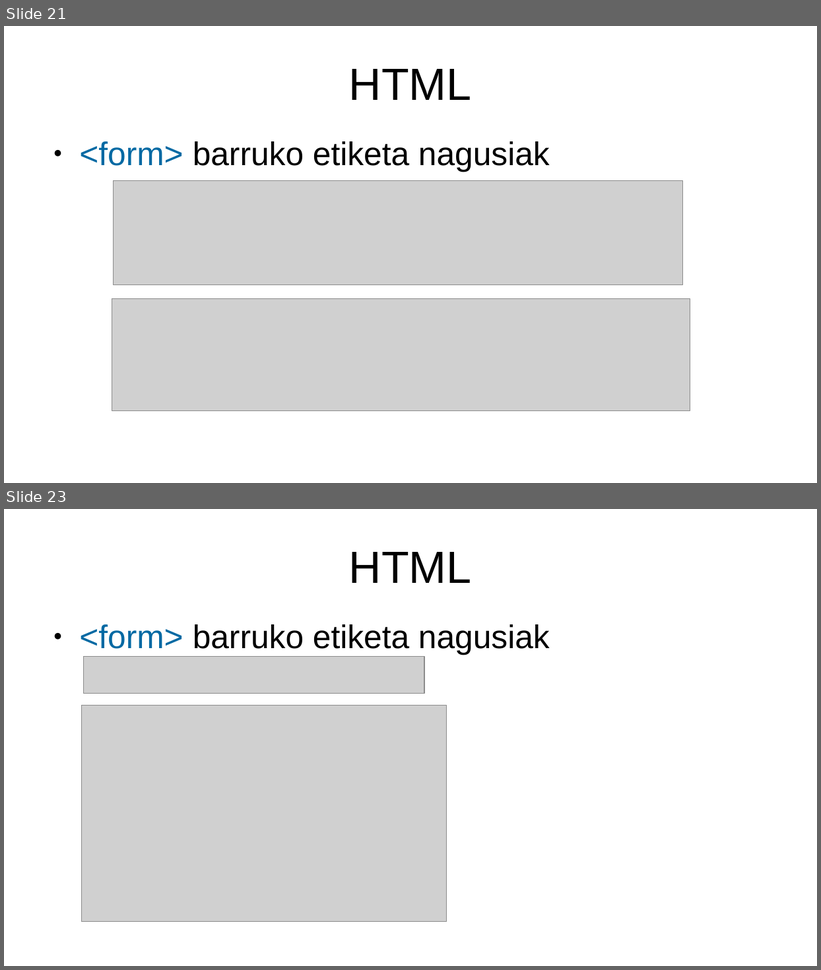
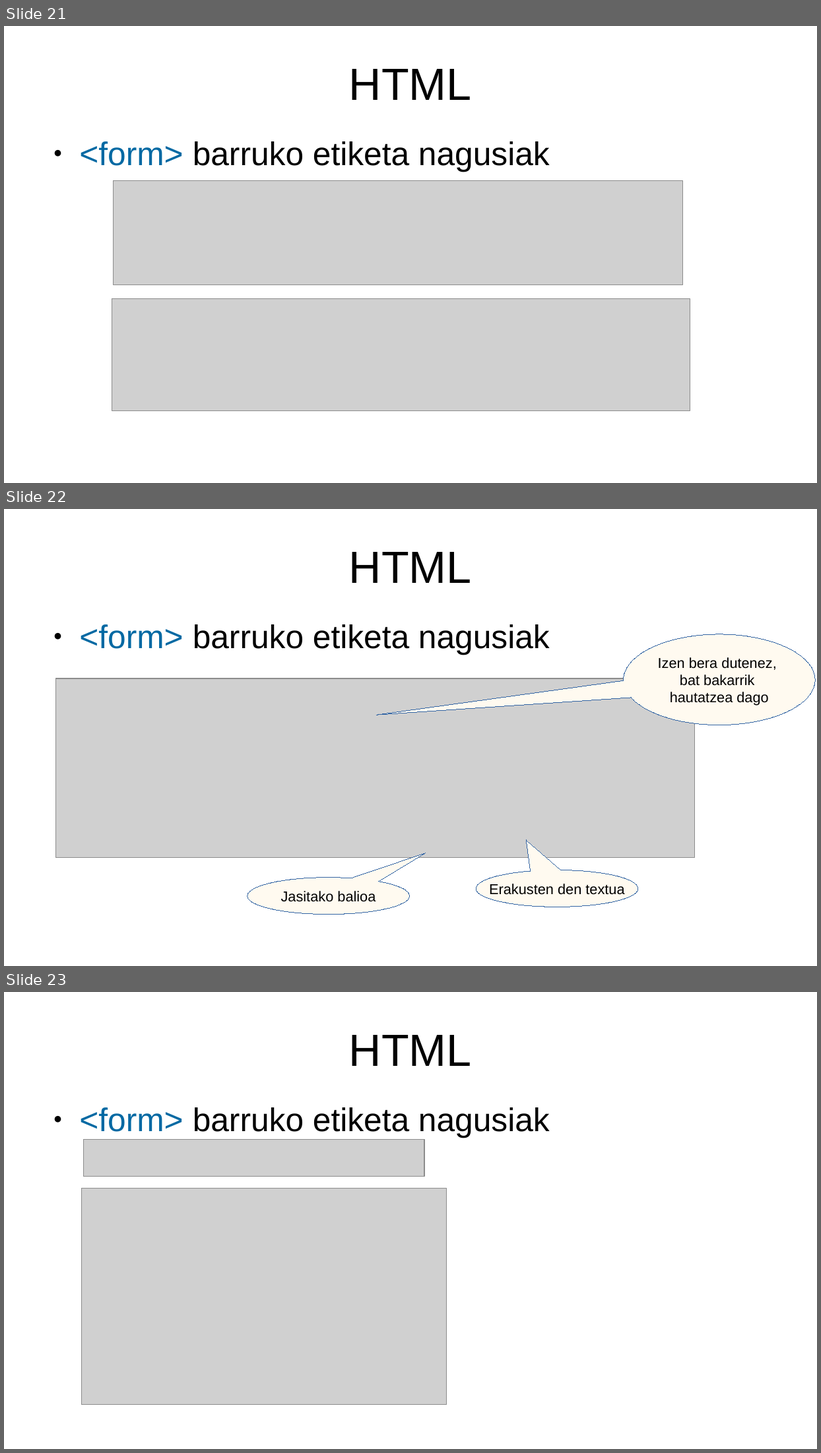
Before and after one commit to mikel-egana-aranguren/EHU-ISSKS-31, a slide deck: WebSistemak/WebSistemak.odp. Shown one above the other, each under a label of ours: slides 21 and 23 before the commit, slides 21, 22 and 23 after it; the slides between them are not shown. The pictures are 821x970 and 821x1453 pixels, drawn with LibreOffice and Linux fonts; fonts in the diff are those of the drawing; grey boxes stand for pictures; background and template pictures are left out. Boxes give left, top, right and bottom in pixels: in the first picture for what was removed or moved away, otherwise in the second. Text is boxed around its words. In the diff, an @@ line names an element or a change of style, - is before the commit and + after.

```diff
--- a/WebSistemak/WebSistemak.odp
+++ b/WebSistemak/WebSistemak.odp
@@ slide 22 added at <box>4,509,817,966</box>, background #FFFFFF @@
@@ title added at <box>349,552,472,583</box>, 44 pt, text #000000 @@
+HTML
@@ text added at <box>79,625,550,655</box>, 32 pt, text #000000 @@
+● <form> barruko etiketa nagusiak
@@ speech bubble added at <box>624,634,816,725</box>, fill #FFFAF0, outline #3465A4 0 pt, 14 pt, text #000000 @@
+Izen bera dutenez,
+bat bakarrik
+hautatzea dago
@@ picture added at <box>55,679,696,858</box> @@
@@ speech bubble added at <box>248,878,410,915</box>, fill #FFFAF0, outline #3465A4 0 pt, 14 pt, text #000000 @@
+Jasitako balioa
@@ speech bubble added at <box>476,871,638,908</box>, fill #FFFAF0, outline #3465A4 0 pt, 14 pt, text #000000 @@
+Erakusten den textua
```
Also in this commit, not shown: 1 slide removed, 1 other file.
